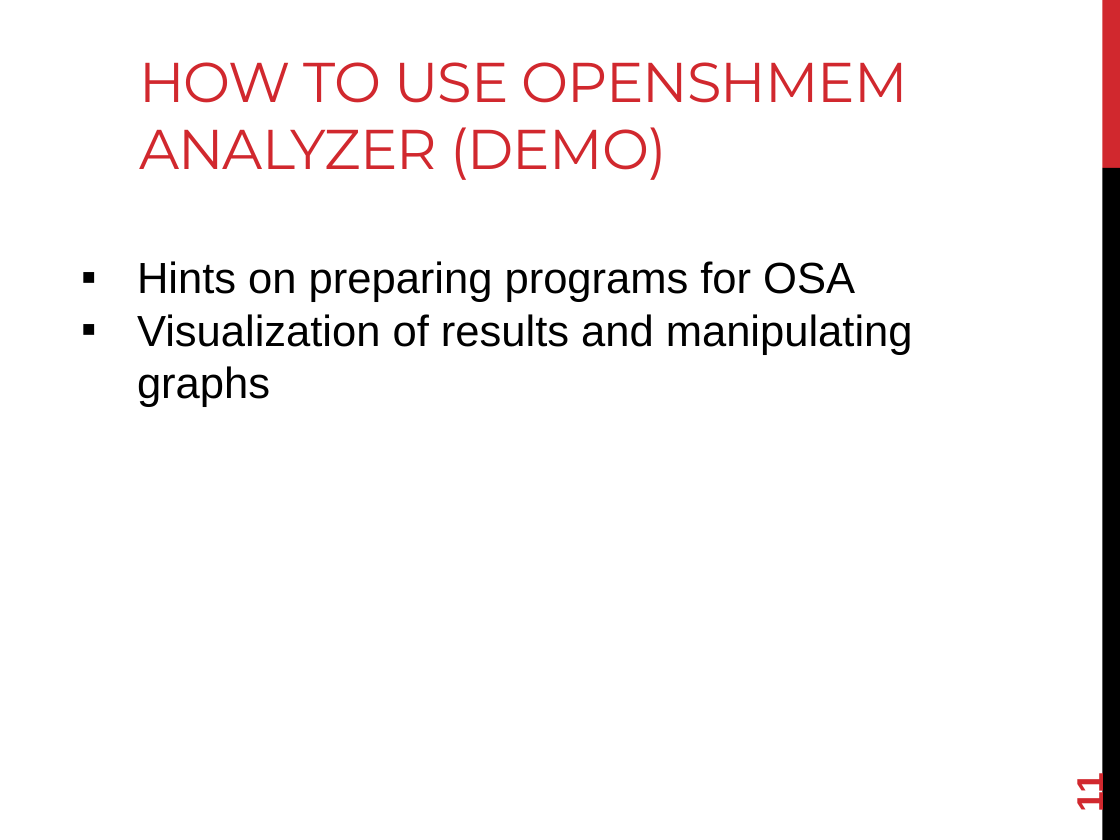
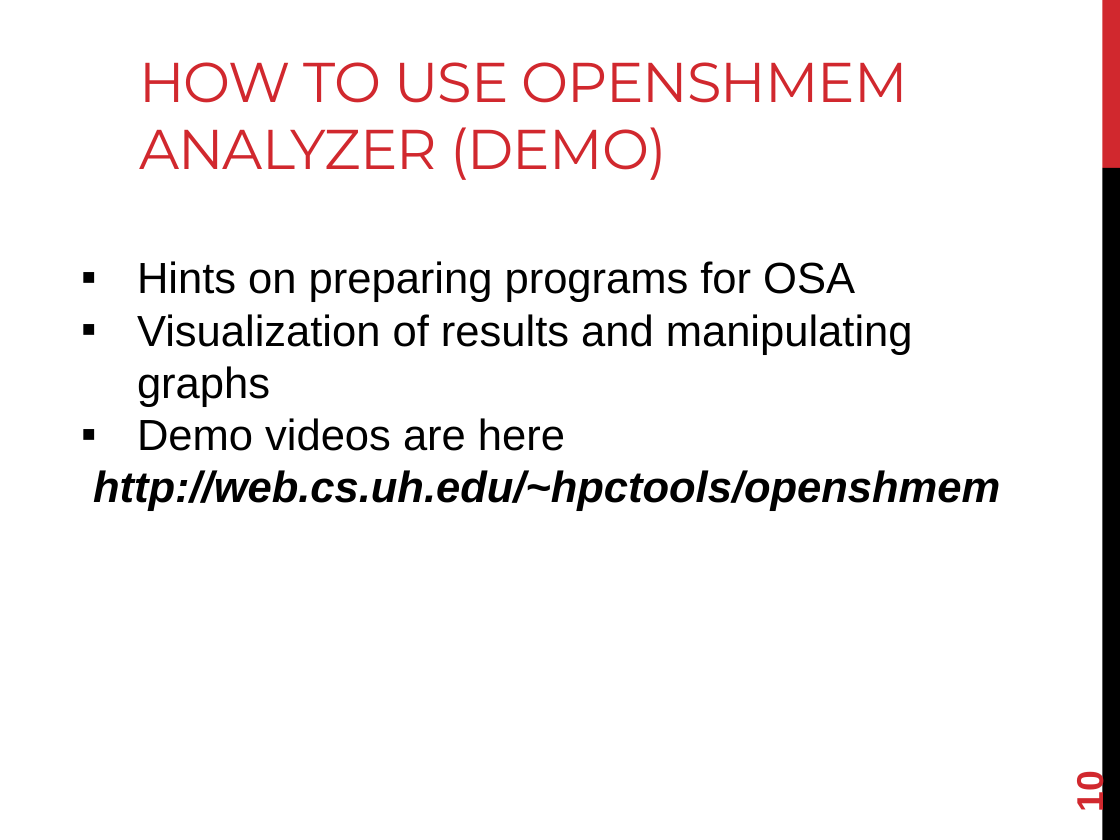
Before and after one commit to openshmem-org/sc14-tutorial, a slide deck: slide 10 of SHMEM-Analyzer.pptx (slide 11 before the commit). Drawn at 1120x840 pixels with LibreOffice and Linux fonts; fonts in the diff are those of the drawing. Boxes give left, top, right and bottom in pixels: in the first picture for what was removed or moved away, otherwise in the second. Text is boxed around its words. In the diff, an @@ line names an element or a change of style, - is before the commit and + after.

Commit message:
Finish a first version of the SHMEM Analyzer slides

```diff
--- a/SHMEM-Analyzer.pptx
+++ b/SHMEM-Analyzer.pptx
@@ text at box(93, 418, 1000, 511): paragraphs added @@
+▪ Demo videos are here
+http://web.cs.uh.edu/~hpctools/openshmem
@@ page number at box(1069, 775, 1111, 811): text changed @@
-11
+10
```
Also in this commit, not shown: 8 other slides changed, 2 slides added, 3 slides removed.
